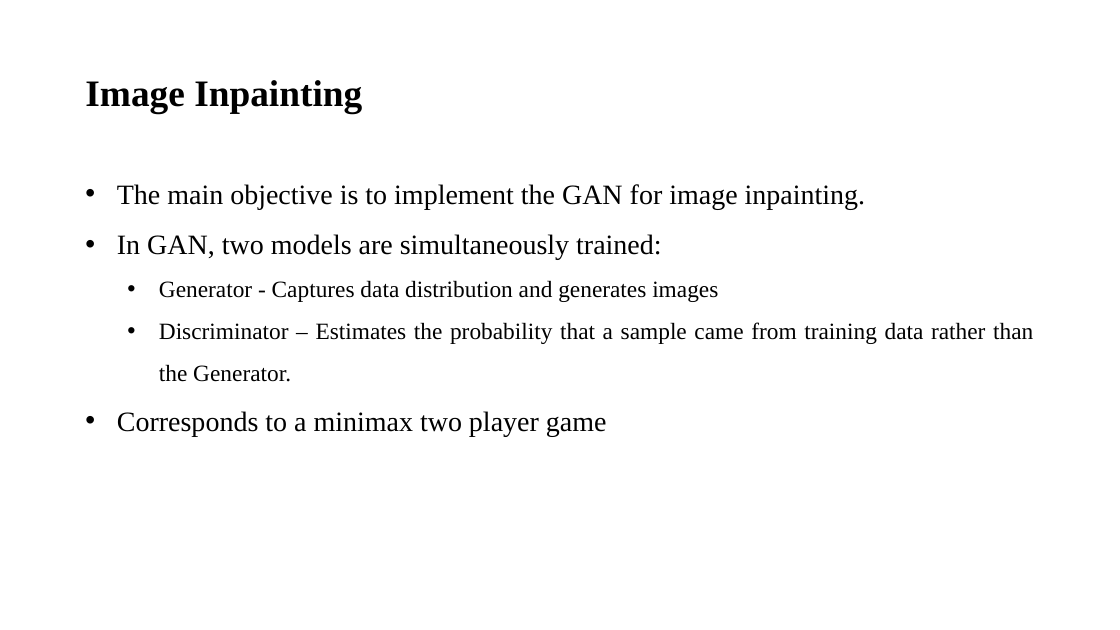
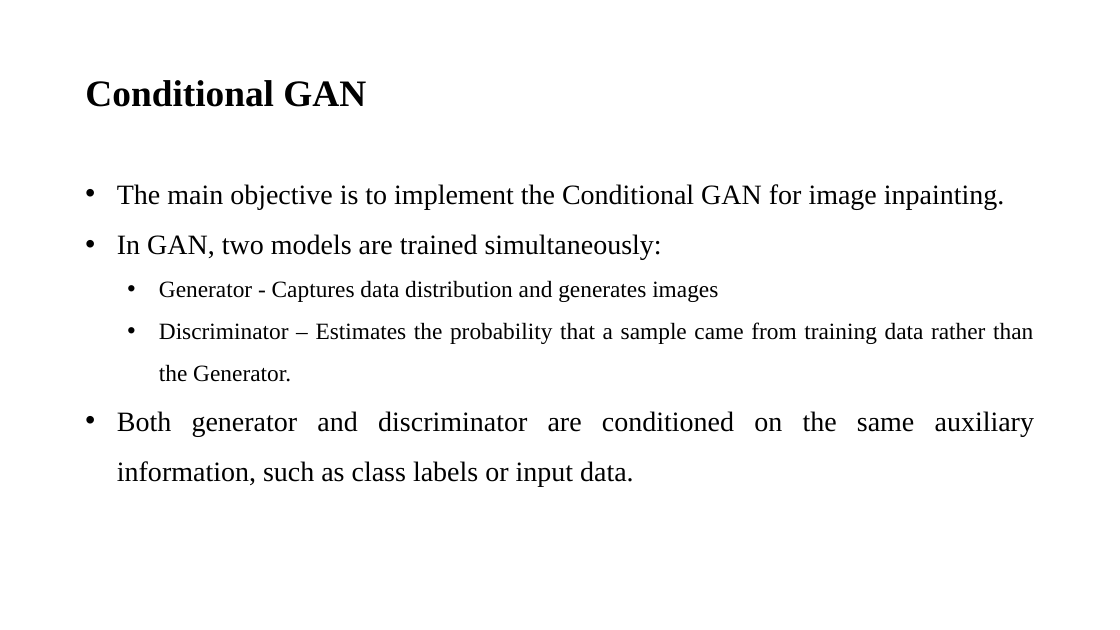
Before and after one commit to sujanW0W/MajorProject, a slide deck: slide 16 of Image Inpainting/Image inpainting.pptx (slide 12 before the commit). Drawn at 1120x630 pixels with LibreOffice and Linux fonts; fonts in the diff are those of the drawing. Boxes give left, top, right and bottom in pixels: in the first picture for what was removed or moved away, otherwise in the second. Text is boxed around its words. In the diff, an @@ line names an element or a change of style, - is before the commit and + after.

```diff
--- a/Image Inpainting/Image inpainting.pptx
+++ b/Image Inpainting/Image inpainting.pptx
@@ title at (85,80,366,107): text changed @@
-Image Inpainting
+Conditional GAN
@@ text at (117,184,1004,260): text changed @@
-• The main objective is to implement the GAN for image inpainting.
-• In GAN, two models are simultaneously trained:
+• The main objective is to implement the Conditional GAN for image inpainting.
+• In GAN, two models are trained simultaneously:
@@ text at (117,411,1034,487): text changed @@
-• Corresponds to a minimax two player game
+• Both generator and discriminator are conditioned on the same auxiliary information, such as class labels or input data.
```
Also in this commit, not shown: 10 other slides changed, 8 slides added, 1 slide removed, 16 other files.
